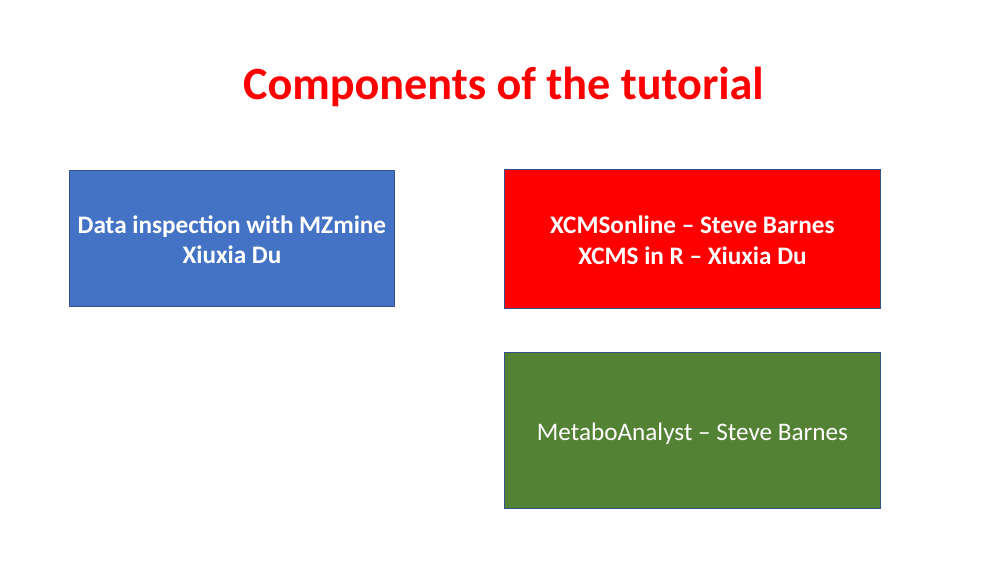
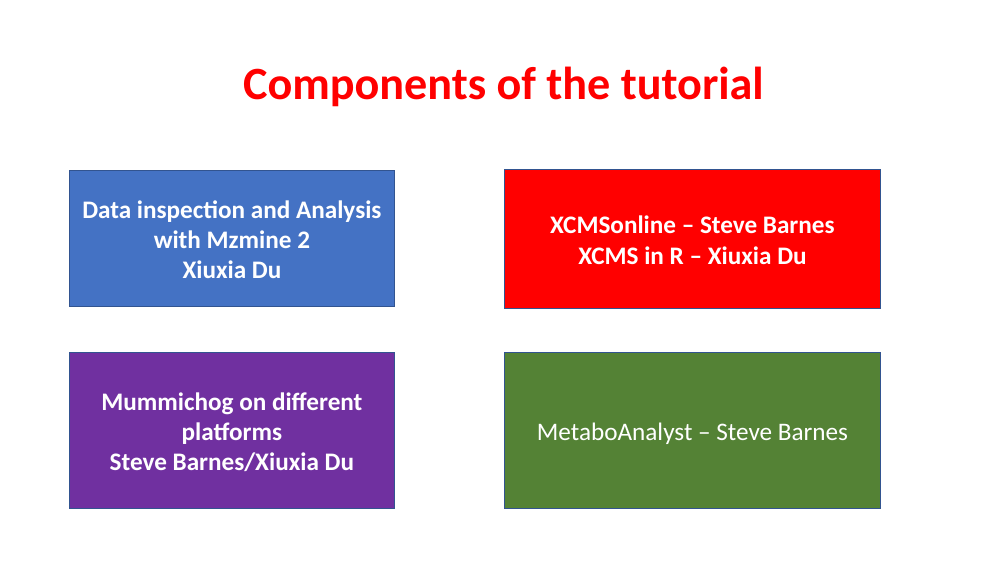
Before and after one commit to duxiuxia-bioinformatics/MCBIOS-2019, a slide deck: slide 4 of MCBIOS tutorial introduction.pptx. Drawn at 1008x567 pixels with LibreOffice and Linux fonts; fonts in the diff are those of the drawing. Boxes give left, top, right and bottom in pixels: in the first picture for what was removed or moved away, otherwise in the second. Text is boxed around its words. In the diff, an @@ line names an element or a change of style, - is before the commit and + after.

```diff
--- a/MCBIOS tutorial introduction.pptx
+++ b/MCBIOS tutorial introduction.pptx
@@ text in rectangle at <box>82,200,381,248</box>: text changed @@
-Data inspection with MZmine
+Data inspection and Analysis with Mzmine 2
@@ rectangle added at <box>70,352,395,509</box>, fill #7030A0, outline #325491 1 pt, 24 pt, text #FFFFFF, bold @@
+Mummichog on different platforms
+Steve Barnes/Xiuxia Du
```
Also in this commit, not shown: 4 other slides changed, 1 other file.
